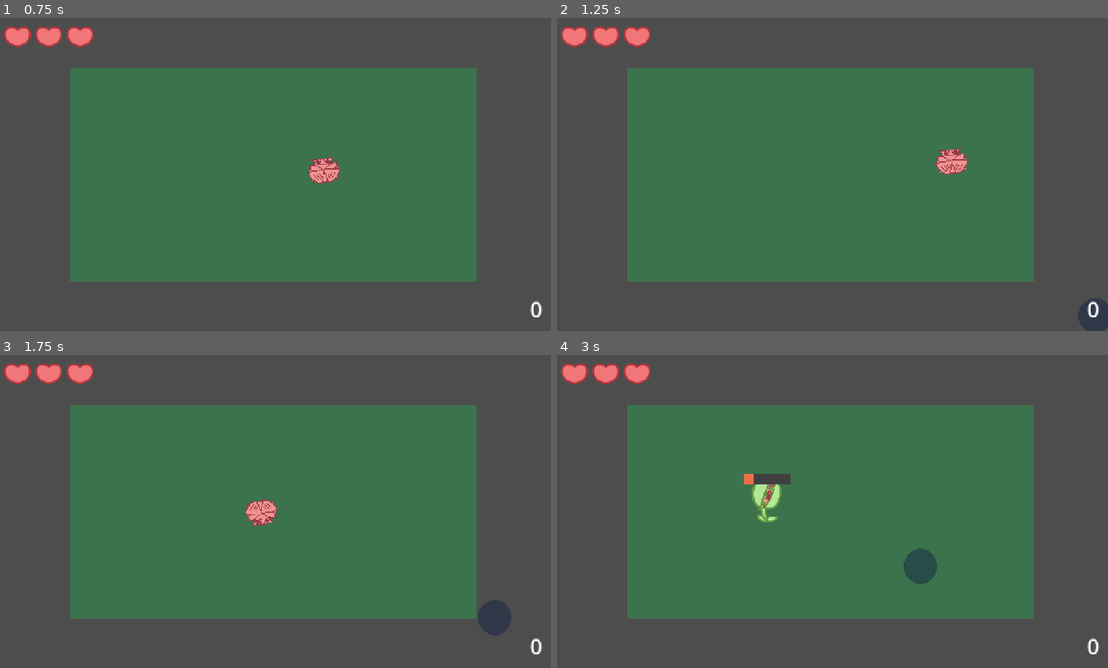
Above: before the commit, frames 1-4 (two rows, left to right).
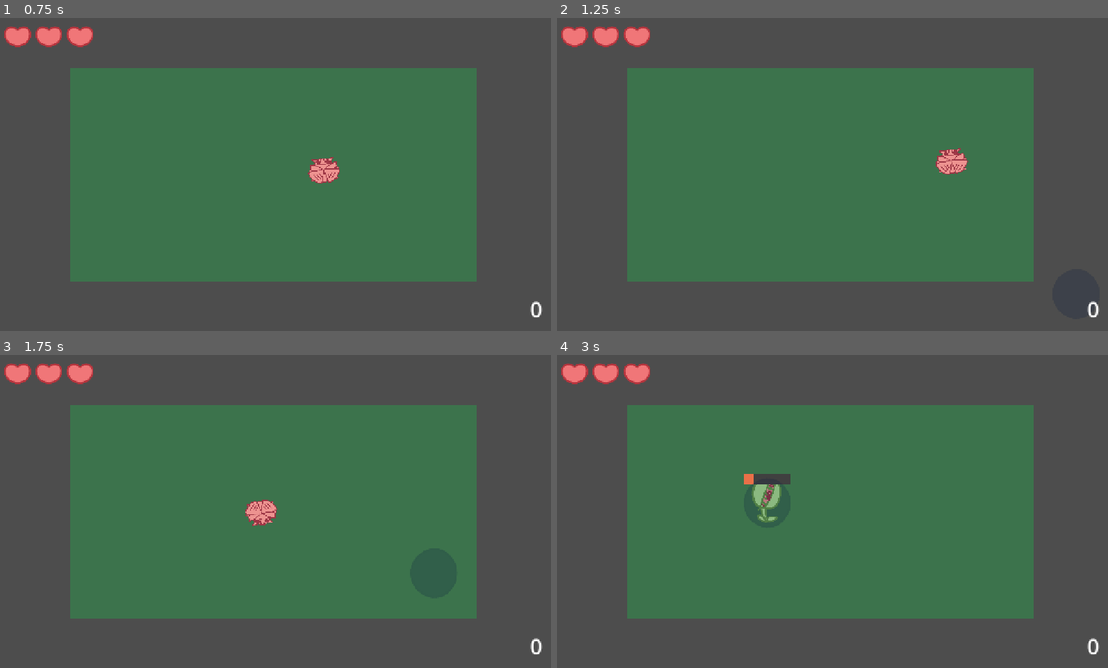
Above: after the commit, the same moments.

Repository: marikadu/FlowerBug
Game: Godot game, scene res://main.tscn
Same seed, same stepped clock (60 frames per second), same inputs: the game is played once before the commit and once after it. The engine's default icon, where the game draws it, is replaced by a stand-in: a white triangle on a blue panel in a dark square.
Inputs (mouse positions are in pixels of both pictures, inside the frame that each line leads up to):
- Up to frame 1 (0.75 s): tap Enter at 0.5 s; move the mouse to (396, 158) at 0.52 s; click (396, 158) at 0.6 s
- Up to frame 2 (1.25 s): no input
- Up to frame 3 (1.75 s): move the mouse to (159, 527) at 1.27 s; click (159, 527) at 1.35 s
- Up to frame 4 (3 s): move the mouse to (887, 442) at 2.02 s; right-click (887, 442) at 2.1 s; click (887, 442) at 2.3 s; move the mouse to (804, 574) at 2.77 s; click (804, 574) at 2.85 s

Frame 1 is identical in both runs. In frame 2, 0.3% of the frame differs, in the area x 94-100%, y 89-100%; in frame 3, 0.5%; in frame 4, 1.0%, in the area x 35-69%, y 40-74%.

Commit message:
player gets damaged by the bird
also added AudioManager

Diff:
--- /dev/null
+++ b/Globals/AudioManager.tscn
@@ -0,0 +1,16 @@
+[gd_scene load_steps=4 format=3 uid="uid://hkylsnpjgmk4"]
+
+[ext_resource type="Script" uid="uid://bl7hw7adry28d" path="res://Globals/audio_manager.gd" id="1_d16gy"]
+[ext_resource type="AudioStream" uid="uid://bt1b4s6h2tnng" path="res://assets/SFX/hit.wav" id="2_er85w"]
+
+[sub_resource type="AudioStreamRandomizer" id="AudioStreamRandomizer_sxe6l"]
+random_pitch = 1.14
+streams_count = 1
+stream_0/stream = ExtResource("2_er85w")
+
+[node name="AudioManager" type="Node2D"]
+script = ExtResource("1_d16gy")
+
+[node name="hit" type="AudioStreamPlayer" parent="."]
+stream = SubResource("AudioStreamRandomizer_sxe6l")
+volume_db = -5.426
--- a/Globals/Events.gd
+++ b/Globals/Events.gd
@@ -5,4 +5,11 @@
 
 signal got_speed_powerup
 
+# bird/enemy related
+signal can_detect_bird
+signal cannot_detect_bird
+signal caught_by_a_bird
+var is_player_caught: bool = false
+signal no_longer_in_the_bird_area
+
 signal healthChanged
--- /dev/null
+++ b/Globals/audio_manager.gd
@@ -0,0 +1,5 @@
+extends Node2D
+
+
+func play_hit():
+	$hit.play()
--- a/enemy/enemy.gd
+++ b/enemy/enemy.gd
@@ -4,28 +4,39 @@
 @onready var shadow: AnimationPlayer = $shadow
 @onready var bird: AnimationPlayer = $bird
 @onready var bird_sprite: AnimatedSprite2D = $Bird_Sprite
+@onready var collision: CollisionShape2D = $Area2D/CollisionShape2D
 
-@export var max_speed = 260.0
+@export var max_speed = 480.0
 @export var min_speed = 50.0
-@export var lerp_factor = 0.2
+@export var lerp_factor = 0.6
 @export var cursor_threshold = 5.0
 
 var player: CharacterBody2D
 var can_move: bool
+var can_detect_player: bool
+var caught_bug_bool: bool = false
+var leaving_count: int
 
 signal has_landed
 signal leaving
+signal caught_bug
 
 func _ready() -> void:
+
+	Events.caught_by_a_bird.connect(_on_caught_by_a_bird)
+	#Events.no_longer_in_the_bird_area.connect(_on_no_longer_in_the_bird_area)
+
 	bird_sprite.frame = 0
+	leaving_count = 0
 	can_move = true
+	can_detect_player = false
 	player = Global.player_instance
 	#player = get_tree().get_first_node_in_group("player")
 	$BirdAppearTimer.start()
+	#collision.disabled = true
+
 
 func _physics_process(_delta: float) -> void:
-	#if player == null:
-		#return
 
 	if can_move:
 		var target_position = player.global_position
@@ -48,6 +59,7 @@
 		#move_and_slide()
 		#flying_sprite.look_at(target_position)
 		#look_at(target_position)
+		#look_at(player.position)
 
 	else:
 		#move_and_slide()
@@ -57,6 +69,7 @@
 
 
 func _on_bird_appear_timer_timeout() -> void:
+	$BirdAppearTimer.paused = true
 	can_move = false
 	await get_tree().create_timer(1.2).timeout
 	shadow.play("coming")
@@ -66,33 +79,77 @@
 	print("landed")
 	await get_tree().create_timer(0.9).timeout
 	emit_signal("has_landed")
+	Events.can_detect_bird.emit()
 	bird_sprite.frame = 1
+	#collision.disabled = false
+	await get_tree().create_timer(0.2).timeout
+	can_detect_player = true
 
-	bird_sprite.play("not_caught")
-	await get_tree().create_timer(1.7).timeout
-	#$AnimationPlayer.play("fly_away")
-	#$AnimationPlayer.play("leaving")
-	print("leaving")
-	bird.play("fly_away")
-	#await get_tree().create_timer(1).timeout
-	emit_signal("leaving")
+	#for body in $Area2D.get_overlapping_bodies():
+		#if body == player and can_detect_player:
+			#print("got player immediately!")
+			#emit_signal("caught_bug")
+			#_on_area_2d_body_entered(player)
+			#
+		#if body.is_in_group("player") and can_detect_player:
+			#print("bird group: got player!")
+			#emit_signal("caught_bug")
+			#_on_area_2d_body_entered(player)
 
+	# when doesn't catch the player
+	if not caught_bug_bool:
+		bird_sprite.play("not_caught")
+		await get_tree().create_timer(1.7).timeout
+		# if the bug wasn't detected after landing
+		if not caught_bug_bool:
+			leaving_scene()
+			$BirdAppearTimer.paused = true
 
 
 func _on_has_landed() -> void:
 	print("landed, true!")
-	pass # Replace with function body.
 
 
 func _on_leaving() -> void:
 	print("leaving, true!")
 	#await get_tree().create_timer(0.3).timeout
 	shadow.play("fly_away")
+	#collision.disabled = true
+	can_detect_player = false
 	await get_tree().create_timer(1.1).timeout
 	queue_free()
-	pass # Replace with function body.
-
 
 
 func _on_bird_sprite_frame_changed() -> void:
 	bird.play("bounce")
+
+
+func _on_caught_by_a_bird():
+	if Events.is_player_caught:
+		caught_bug_bool = true
+		print("catch player! catch player!")
+		bird_sprite.play("caught")
+		await get_tree().create_timer(0.8).timeout
+
+		bird_sprite.play("not_caught")
+		await get_tree().create_timer(1.7).timeout
+		# if the bug wasn't detected after landing
+		leaving_scene()
+
+
+#func _on_no_longer_in_the_bird_area():
+	#bird_sprite.play("not_caught")
+	#await get_tree().create_timer(1.7).timeout
+	## if the bug wasn't detected after landing
+	#leaving_scene()
+
+
+func leaving_scene():
+	if leaving_count < 1:
+		print("leaving")
+		bird.play("fly_away")
+		Events.cannot_detect_bird.emit()
+		Events.is_player_caught = false # back to false
+		#await get_tree().create_timer(1).timeout
+		emit_signal("leaving")
+		leaving_count += 1
--- a/enemy/enemy.tscn
+++ b/enemy/enemy.tscn
@@ -2,8 +2,8 @@
 
 [ext_resource type="Script" uid="uid://cgsv0cintwamr" path="res://enemy/enemy.gd" id="1_ofsxj"]
 [ext_resource type="Texture2D" uid="uid://5de7pppvf46l" path="res://assets/sprites/bird_flying.png" id="2_p200p"]
-[ext_resource type="Texture2D" uid="uid://df7jeoknp7svk" path="res://icon.svg" id="2_ppra6"]
 [ext_resource type="Texture2D" uid="uid://d3n456cotymmj" path="res://assets/sprites/bird_1.png" id="3_5ffra"]
+[ext_resource type="Texture2D" uid="uid://dx488p3ircd1d" path="res://assets/sprites/bird_6.png" id="3_e355f"]
 [ext_resource type="Texture2D" uid="uid://dc6sbxb074pvp" path="res://assets/sprites/bird_2.png" id="4_e355f"]
 [ext_resource type="Texture2D" uid="uid://dntp01b0y4cui" path="res://assets/sprites/bird_3.png" id="5_78jik"]
 [ext_resource type="Texture2D" uid="uid://fejugdx1i7ll" path="res://assets/sprites/bird_4.png" id="6_o3pv7"]
@@ -11,6 +11,17 @@
 
 [sub_resource type="SpriteFrames" id="SpriteFrames_6yflr"]
 animations = [{
+"frames": [{
+"duration": 1.0,
+"texture": ExtResource("3_e355f")
+}, {
+"duration": 1.0,
+"texture": ExtResource("5_78jik")
+}],
+"loop": true,
+"name": &"caught",
+"speed": 3.0
+}, {
 "frames": [{
 "duration": 1.0,
 "texture": ExtResource("3_5ffra")
@@ -44,7 +55,22 @@
 radius = 56.95
 
 [sub_resource type="RectangleShape2D" id="RectangleShape2D_ofsxj"]
-size = Vector2(100, 100)
+size = Vector2(300, 200)
+
+[sub_resource type="Animation" id="Animation_ppra6"]
+length = 0.001
+tracks/0/type = "value"
+tracks/0/imported = false
+tracks/0/enabled = true
+tracks/0/path = NodePath("Flying_Sprite:scale")
+tracks/0/interp = 1
+tracks/0/loop_wrap = true
+tracks/0/keys = {
+"times": PackedFloat32Array(0),
+"transitions": PackedFloat32Array(1),
+"update": 0,
+"values": [Vector2(0.75, 0.75)]
+}
 
 [sub_resource type="Animation" id="Animation_ofsxj"]
 resource_name = "coming"
@@ -59,34 +85,7 @@
 "times": PackedFloat32Array(0, 0.0001, 0.4),
 "transitions": PackedFloat32Array(1, 1, 1),
 "update": 0,
-"values": [Vector2(0.54, 0.54), Vector2(0.53, 0.53), Vector2(0.74, 0.74)]
-}
-
-[sub_resource type="Animation" id="Animation_ppra6"]
-length = 0.001
-tracks/0/type = "value"
-tracks/0/imported = false
-tracks/0/enabled = true
-tracks/0/path = NodePath("Flying_Sprite:scale")
-tracks/0/interp = 1
-tracks/0/loop_wrap = true
-tracks/0/keys = {
-"times": PackedFloat32Array(0),
-"transitions": PackedFloat32Array(1),
-"update": 0,
-"values": [Vector2(0.53, 0.53)]
-}
-tracks/1/type = "value"
-tracks/1/imported = false
-tracks/1/enabled = true
-tracks/1/path = NodePath("Icon2:position")
-tracks/1/interp = 1
-tracks/1/loop_wrap = true
-tracks/1/keys = {
-"times": PackedFloat32Array(0),
-"transitions": PackedFloat32Array(1),
-"update": 0,
-"values": [Vector2(-1, -877)]
+"values": [Vector2(0.75, 0.75), Vector2(0.53, 0.53), Vector2(1, 1)]
 }
 
 [sub_resource type="Animation" id="Animation_p200p"]
@@ -102,7 +101,7 @@
 "times": PackedFloat32Array(0, 0.6),
 "transitions": PackedFloat32Array(1, 0.68302),
 "update": 0,
-"values": [Vector2(0.74, 0.74), Vector2(0, 0)]
+"values": [Vector2(1, 1), Vector2(0, 0)]
 }
 
 [sub_resource type="AnimationLibrary" id="AnimationLibrary_ppra6"]
@@ -110,22 +109,6 @@
 &"RESET": SubResource("Animation_ppra6"),
 &"coming": SubResource("Animation_ofsxj"),
 &"fly_away": SubResource("Animation_p200p")
-}
-
-[sub_resource type="Animation" id="Animation_y5vj3"]
-resource_name = "landing"
-length = 0.6955
-tracks/0/type = "value"
-tracks/0/imported = false
-tracks/0/enabled = true
-tracks/0/path = NodePath("Bird_Sprite:position")
-tracks/0/interp = 1
-tracks/0/loop_wrap = true
-tracks/0/keys = {
-"times": PackedFloat32Array(0, 0.666667),
-"transitions": PackedFloat32Array(0.574349, 1),
-"update": 0,
-"values": [Vector2(1, -800), Vector2(1, -74)]
 }
 
 [sub_resource type="Animation" id="Animation_5ffra"]
@@ -152,7 +135,23 @@
 "times": PackedFloat32Array(0),
 "transitions": PackedFloat32Array(1),
 "update": 0,
-"values": [Vector2(1, 0.88)]
+"values": [Vector2(1.6, 1.6)]
+}
+
+[sub_resource type="Animation" id="Animation_78jik"]
+resource_name = "bounce"
+length = 0.141
+tracks/0/type = "value"
+tracks/0/imported = false
+tracks/0/enabled = true
+tracks/0/path = NodePath("Bird_Sprite:scale")
+tracks/0/interp = 1
+tracks/0/loop_wrap = true
+tracks/0/keys = {
+"times": PackedFloat32Array(0, 0.0333333, 0.1),
+"transitions": PackedFloat32Array(1, 1, 1),
+"update": 0,
+"values": [Vector2(1.6, 1.408), Vector2(1.6, 1.803), Vector2(1.6, 1.6)]
 }
 
 [sub_resource type="Animation" id="Animation_e355f"]
@@ -168,23 +167,23 @@
 "times": PackedFloat32Array(0, 0.7),
 "transitions": PackedFloat32Array(1.18921, 0.574349),
 "update": 0,
-"values": [Vector2(1, -74), Vector2(1, -800)]
-}
-
-[sub_resource type="Animation" id="Animation_78jik"]
-resource_name = "bounce"
-length = 0.141
-tracks/0/type = "value"
-tracks/0/imported = false
-tracks/0/enabled = true
-tracks/0/path = NodePath("Bird_Sprite:scale")
-tracks/0/interp = 1
-tracks/0/loop_wrap = true
-tracks/0/keys = {
-"times": PackedFloat32Array(0, 0.0333333, 0.1),
-"transitions": PackedFloat32Array(1, 1, 1),
-"update": 0,
-"values": [Vector2(1, 0.88), Vector2(1, 1.1), Vector2(1, 1)]
+"values": [Vector2(1, -20.255), Vector2(1, -800)]
+}
+
+[sub_resource type="Animation" id="Animation_y5vj3"]
+resource_name = "landing"
+length = 0.6955
+tracks/0/type = "value"
+tracks/0/imported = false
+tracks/0/enabled = true
+tracks/0/path = NodePath("Bird_Sprite:position")
+tracks/0/interp = 1
+tracks/0/loop_wrap = true
+tracks/0/keys = {
+"times": PackedFloat32Array(0, 0.666667),
+"transitions": PackedFloat32Array(0.574349, 1),
+"update": 0,
+"values": [Vector2(1, -800), Vector2(1, -20.255)]
 }
 
 [sub_resource type="AnimationLibrary" id="AnimationLibrary_5ffra"]
@@ -196,23 +195,24 @@
 }
 
 [node name="enemy" type="CharacterBody2D" groups=["enemy"]]
-collision_layer = 4
+collision_layer = 5
 collision_mask = 0
 script = ExtResource("1_ofsxj")
 
 [node name="Flying_Sprite" type="Sprite2D" parent="."]
-self_modulate = Color(0.305882, 0.32549, 0.466667, 0.431373)
+self_modulate = Color(0.305882, 0.32549, 0.466667, 0.227451)
 z_index = 1
 rotation = 1.5708
-scale = Vector2(0.53, 0.53)
+scale = Vector2(0.75, 0.75)
 texture = ExtResource("2_p200p")
 
 [node name="Bird_Sprite" type="AnimatedSprite2D" parent="."]
 z_index = 2
 position = Vector2(1, -937)
-scale = Vector2(1, 0.88)
+scale = Vector2(1.6, 1.6)
 sprite_frames = SubResource("SpriteFrames_6yflr")
 animation = &"normal"
+offset = Vector2(0, -71.0227)
 
 [node name="CollisionShape2D" type="CollisionShape2D" parent="."]
 shape = SubResource("CircleShape2D_5ffra")
@@ -229,12 +229,6 @@
 libraries = {
 &"": SubResource("AnimationLibrary_ppra6")
 }
-
-[node name="Icon2" type="Sprite2D" parent="."]
-z_index = 2
-position = Vector2(-1, -877)
-scale = Vector2(1.19531, 1.19531)
-texture = ExtResource("2_ppra6")
 
 [node name="bird" type="AnimationPlayer" parent="."]
 libraries = {
--- a/player/insect.gd
+++ b/player/insect.gd
@@ -11,6 +11,7 @@
 @onready var trapped_timer: Timer = $TrappedTimer
 @onready var trapped_bar: ProgressBar = $TrappedBar
 @onready var animated_sprite: AnimatedSprite2D = $AnimatedSprite2D
+@onready var hit_flash: AnimationPlayer = $HitFlashAnimationPlayer
 #@onready var h_box: HBoxContainer = $CanvasLayer/HBoxContainer
 #@onready var hearts_container: HBoxContainer = $CanvasLayer/HeartsContainer
 
@@ -31,6 +32,10 @@
 var insect_can_eat: bool
 var follow_cursor: bool
 var see_mouse: bool
+var can_detect_bird: bool
+var is_caught = false
+var voulnerable: bool # doesn't constantly gets dameged if close to the bird
+
 var identify_flower: String = ""
 # storing the flowers nearby to prevent mistakes in getting to the wrong flower
 var flowers_near: Array = []
@@ -41,11 +46,17 @@
 var current_bite_counter : int = 0
 
 func _ready() -> void:
+
+	Events.can_detect_bird.connect(_on_can_detect_bird)
+	Events.cannot_detect_bird.connect(_on_stop_detect_bird)
+
 	eating_bar.hide()
 	trapped_bar.hide()
 	follow_cursor = true
 	see_mouse = true
 	insect_can_eat = true
+	can_detect_bird = false
+	voulnerable = true
 	animated_sprite.play("flying")
 
 	# setting current health to be maximum from start
@@ -112,7 +123,7 @@
 					print("is eating: ", is_eating)
 
 				if flower_to_eat.is_in_group("carnivorous"):
-					var i = 0
+					var bounce_animation_count = 0 # resetting
 					# changing the sprite to being trapped
 					flower_to_eat.animation_player.play("bounce")
 					flower_to_eat.animated_sprite.play("trapped")
@@ -123,6 +134,7 @@
 					print("received damage!!")
 					is_trapped = true
 					insect_can_eat = false
+					can_detect_bird = false
 					flower_to_eat.is_being_eaten = true
 					flower_to_eat.trap_the_player()
 					trapped_timer.start()
@@ -130,9 +142,9 @@
 					trapped_bar.show()
 					# bouncing animation when the player is trapped
 					# creating an effect of the character trying to get out
-					while i < 7:
+					while bounce_animation_count < 7:
 						flower_to_eat.animation_player.play("bounce")
-						i+=1
+						bounce_animation_count += 1
 						await get_tree().create_timer(0.4).timeout
 						#print(i)
 
@@ -160,18 +172,57 @@
 		var percentage = (trapped_timer.time_left / trapped_timer.wait_time) * 100
 		trapped_bar.value = 100 - percentage
 
+	# couldn't find a better solution, so now
+	# the player always checks if they are in
+	# the body area
+	if can_detect_bird and not is_caught:
+		for body in $InsectArea2D.get_overlapping_bodies():
+			if body.is_in_group("enemy"):
+				print("insect: detected bird!")
+				Events.caught_by_a_bird.emit()
+				Events.is_player_caught = true
+				take_damage()
+
 func _on_insect_area_2d_body_entered(body: Node2D) -> void:
 	if body.is_in_group("flower") or body.is_in_group("carnivorous"):
-		#near_flower = true
 		flowers_near.append(body) # adding the nearby flowers to the group
 		choose_closest_flower() # choosing the closest flower
 		#flower_to_eat = body # detecting this specific flower
 		#print("area: ", near_flower)
 
 	if body.is_in_group("powerup"):
-		powerup_to_get = body # detecting this specific flower
+		powerup_to_get = body # detecting this specific power-up
 		get_parent().remove_powerup(powerup_to_get)
 		Events.got_speed_powerup.emit()
+
+	#if body.is_in_group("enemy") and can_detect_bird:
+		#print("detected bird!")
+
+	#for body_b in $InsectArea2D.get_overlapping_bodies():
+		#if body_b.is_in_group("enemy") and can_detect_bird:
+			#print("insect: detected bird!")
+			#Events.caught_by_a_bird.emit()
+			#take_damage()
+
+	if body.is_in_group("enemy"):
+		#if body.can_detect_player:
+		#if body not in enemy_near:
+			#enemy_near.append(body)
+		if can_detect_bird and body.can_detect_player:
+			print("on body entered insect: detected bird!")
+			#Events.caught_by_a_bird.emit()
+			#take_damage()
+
+	#for body_b in $InsectArea2D.get_overlapping_bodies():
+		##if body_b.is_in_group("enemy"):
+			##if body_b not in enemy_near:
+				##enemy_near.append(body_b)
+				##print("seeing a bird:", body_b)
+				#
+		#if body_b and body_b.can_detect_player:
+			#print("insect: detected bird!")
+			#Events.caught_by_a_bird.emit()
+			#take_damage()
 
 
 func _on_insect_area_2d_body_exited(body: Node2D) -> void:
@@ -186,6 +237,11 @@
 		near_flower = false
 		flower_to_eat = body # detecting this specific flower
 
+	# if the player leaves the bird area while is caught
+	#if body.is_in_group("enemy"):
+		#if Events.caught_by_a_bird:
+			#Events.no_longer_in_the_bird_area.emit()
+
 
 func _on_eating_timer_timeout() -> void:
 	ate_the_flower()
@@ -234,6 +290,7 @@
 	near_flower = false
 	is_trapped = false
 	insect_can_eat = true
+	can_detect_bird = true
 	$AnimatedSprite2D.show()
 	follow_cursor = true
 	print("no longer trapped!")
@@ -279,14 +336,32 @@
 
 
 func take_damage():
+	if voulnerable: # only receive damage when voulnerable
 	# ensuring it doesn't go less than 0
-	if current_health > 0:
-		current_health -= 1
-		Events.healthChanged.emit(current_health)
-		print("current health: ", current_health)
-		# game over when current health reaches 0
-		if current_health == 0:
-			# don't instantly send the signal
-			# add a death animation
-			await get_tree().create_timer(0.02).timeout
-			print("game over!")
+		if current_health > 0:
+			AudioManager.play_hit()
+			hit_flash.play("hit_flash")
+			current_health -= 1
+			Events.healthChanged.emit(current_health)
+			print("current health: ", current_health)
+			voulnerable = false
+			$VoulnerableTimer.start()
+			# game over when current health reaches 0
+			if current_health == 0:
+				# don't instantly send the signal
+				# add a death animation
+				await get_tree().create_timer(0.02).timeout
+				print("game over!")
+
+
+func _on_can_detect_bird():
+	can_detect_bird = true
+	#print("can detect: ", can_detect_bird)
+
+func _on_stop_detect_bird():
+	can_detect_bird = false
+	#print("can detect: ", can_detect_bird)
+
+
+func _on_voulnerable_timer_timeout() -> void:
+	voulnerable = true
--- a/player/insect.tscn
+++ b/player/insect.tscn
@@ -1,12 +1,19 @@
-[gd_scene load_steps=14 format=3 uid="uid://b4msv7itrsdr8"]
+[gd_scene load_steps=19 format=3 uid="uid://b4msv7itrsdr8"]
 
 [ext_resource type="Script" uid="uid://bd0tug1ap5pnm" path="res://player/insect.gd" id="1_ev3hp"]
 [ext_resource type="Texture2D" uid="uid://df7jeoknp7svk" path="res://icon.svg" id="2_4e74r"]
 [ext_resource type="Texture2D" uid="uid://ckw577ya5cd4g" path="res://assets/sprites/bug_flying.png" id="3_mydgl"]
 [ext_resource type="Texture2D" uid="uid://duf2ac05vm3s7" path="res://assets/sprites/bug_eating.png" id="3_ojlxu"]
+[ext_resource type="Shader" uid="uid://cahdfsagc3d5x" path="res://shaders/hit_flash.tres" id="3_uatpp"]
 [ext_resource type="Script" uid="uid://brtwcnydtbbf" path="res://States/state_machine.gd" id="4_c1dqc"]
 [ext_resource type="Script" uid="uid://cub5b7ogl4hk5" path="res://States/Normal.gd" id="5_xut38"]
 [ext_resource type="Script" uid="uid://dj284f5slhphn" path="res://States/SpeedPowerUp.gd" id="6_mydgl"]
+
+[sub_resource type="ShaderMaterial" id="ShaderMaterial_opt1d"]
+resource_local_to_scene = true
+shader = ExtResource("3_uatpp")
+shader_parameter/enabled = false
+shader_parameter/tint = Color(0.99375, 0.743557, 0.803259, 1)
 
 [sub_resource type="SpriteFrames" id="SpriteFrames_xut38"]
 animations = [{
@@ -42,9 +49,47 @@
 [sub_resource type="StyleBoxFlat" id="StyleBoxFlat_ojlxu"]
 bg_color = Color(0.916187, 0.440951, 0.282098, 1)
 
+[sub_resource type="Animation" id="Animation_uatpp"]
+resource_name = "hit_flash"
+length = 0.3475
+tracks/0/type = "value"
+tracks/0/imported = false
+tracks/0/enabled = true
+tracks/0/path = NodePath("AnimatedSprite2D:material:shader_parameter/enabled")
+tracks/0/interp = 1
+tracks/0/loop_wrap = true
+tracks/0/keys = {
+"times": PackedFloat32Array(0, 0.0333333, 0.1, 0.233333, 0.333333),
+"transitions": PackedFloat32Array(1, 1, 1, 1, 1),
+"update": 1,
+"values": [false, true, false, true, false]
+}
+
+[sub_resource type="Animation" id="Animation_opt1d"]
+length = 0.001
+tracks/0/type = "value"
+tracks/0/imported = false
+tracks/0/enabled = true
+tracks/0/path = NodePath("AnimatedSprite2D:material:shader_parameter/enabled")
+tracks/0/interp = 1
+tracks/0/loop_wrap = true
+tracks/0/keys = {
+"times": PackedFloat32Array(0),
+"transitions": PackedFloat32Array(1),
+"update": 1,
+"values": [false]
+}
+
+[sub_resource type="AnimationLibrary" id="AnimationLibrary_opt1d"]
+_data = {
+&"RESET": SubResource("Animation_opt1d"),
+&"hit_flash": SubResource("Animation_uatpp")
+}
+
 [node name="insect" type="CharacterBody2D" groups=["player"]]
 z_index = 1
-collision_mask = 2
+collision_layer = 21
+collision_mask = 6
 script = ExtResource("1_ev3hp")
 
 [node name="Icon" type="Sprite2D" parent="."]
@@ -53,6 +98,7 @@
 texture = ExtResource("2_4e74r")
 
 [node name="AnimatedSprite2D" type="AnimatedSprite2D" parent="."]
+material = SubResource("ShaderMaterial_opt1d")
 scale = Vector2(0.195, 0.195)
 sprite_frames = SubResource("SpriteFrames_xut38")
 animation = &"eating"
@@ -77,6 +123,9 @@
 
 [node name="SpeedPowerUpTimer" type="Timer" parent="."]
 wait_time = 13.0
+
+[node name="VoulnerableTimer" type="Timer" parent="."]
+wait_time = 1.4
 
 [node name="EatingBar" type="ProgressBar" parent="."]
 offset_left = -53.0
@@ -109,8 +158,14 @@
 script = ExtResource("6_mydgl")
 metadata/_custom_type_script = "uid://dj284f5slhphn"
 
+[node name="HitFlashAnimationPlayer" type="AnimationPlayer" parent="."]
+libraries = {
+&"": SubResource("AnimationLibrary_opt1d")
+}
+
 [connection signal="body_entered" from="InsectArea2D" to="." method="_on_insect_area_2d_body_entered"]
 [connection signal="body_exited" from="InsectArea2D" to="." method="_on_insect_area_2d_body_exited"]
 [connection signal="timeout" from="EatingTimer" to="." method="_on_eating_timer_timeout"]
 [connection signal="timeout" from="TrappedTimer" to="." method="_on_trapped_timer_timeout"]
 [connection signal="timeout" from="SpeedPowerUpTimer" to="StateMachine/SpeedPowerUp" method="_on_speed_power_up_timer_timeout"]
+[connection signal="timeout" from="VoulnerableTimer" to="." method="_on_voulnerable_timer_timeout"]
--- a/project.godot
+++ b/project.godot
@@ -19,6 +19,11 @@
 
 Global="*res://Globals/Global.gd"
 Events="*res://Globals/Events.gd"
+AudioManager="*res://Globals/AudioManager.tscn"
+
+[debug]
+
+gdscript/warnings/unused_signal=0
 
 [display]
 
@@ -52,3 +57,5 @@
 2d_physics/layer_1="Insect"
 2d_physics/layer_2="Walls"
 2d_physics/layer_3="Enemy"
+2d_physics/layer_4="SpawnArea"
+2d_physics/layer_5="Player"
--- /dev/null
+++ b/shaders/hit_flash.tres
@@ -0,0 +1,75 @@
+[gd_resource type="VisualShader" load_steps=5 format=3 uid="uid://cahdfsagc3d5x"]
+
+[sub_resource type="VisualShaderNodeColorParameter" id="VisualShaderNodeColorParameter_26nec"]
+parameter_name = "tint"
+default_value_enabled = true
+
+[sub_resource type="VisualShaderNodeBooleanParameter" id="VisualShaderNodeBooleanParameter_26nec"]
+parameter_name = "enabled"
+default_value_enabled = true
+
+[sub_resource type="VisualShaderNodeIf" id="VisualShaderNodeIf_4opve"]
+default_input_values = [0, 0.0, 1, 1.0, 2, 1e-05, 3, Vector3(0, 0, 0), 4, Vector3(0, 0, 0), 5, Vector3(0, 0, 0)]
+
+[sub_resource type="VisualShaderNodeInput" id="VisualShaderNodeInput_26nec"]
+input_name = "color"
+
+[resource]
+code = "shader_type canvas_item;
+render_mode blend_mix;
+
+uniform bool enabled = false;
+uniform vec4 tint : source_color = vec4(1.000000, 1.000000, 1.000000, 1.000000);
+
+
+
+void fragment() {
+// BooleanParameter:3
+	bool n_out3p0 = enabled;
+
+
+// ColorParameter:2
+	vec4 n_out2p0 = tint;
+
+
+// Input:5
+	vec4 n_out5p0 = COLOR;
+
+
+	vec3 n_out4p0;
+// If:4
+	float n_in4p1 = 1.00000;
+	float n_in4p2 = 0.00001;
+	if(abs((n_out3p0 ? 1.0 : 0.0) - n_in4p1) < n_in4p2)
+	{
+		n_out4p0 = vec3(n_out2p0.xyz);
+	}
+	else if((n_out3p0 ? 1.0 : 0.0) < n_in4p1)
+	{
+		n_out4p0 = vec3(n_out5p0.xyz);
+	}
+	else
+	{
+		n_out4p0 = vec3(n_out5p0.xyz);
+	}
+
+
+// Output:0
+	COLOR.rgb = n_out4p0;
+
+
+}
+"
+graph_offset = Vector2(130.773, 90.63)
+mode = 1
+flags/light_only = false
+nodes/fragment/0/position = Vector2(380, 180)
+nodes/fragment/2/node = SubResource("VisualShaderNodeColorParameter_26nec")
+nodes/fragment/2/position = Vector2(-260, 400)
+nodes/fragment/3/node = SubResource("VisualShaderNodeBooleanParameter_26nec")
+nodes/fragment/3/position = Vector2(-260, 180)
+nodes/fragment/4/node = SubResource("VisualShaderNodeIf_4opve")
+nodes/fragment/4/position = Vector2(120, 180)
+nodes/fragment/5/node = SubResource("VisualShaderNodeInput_26nec")
+nodes/fragment/5/position = Vector2(-260, 660)
+nodes/fragment/connections = PackedInt32Array(3, 0, 4, 0, 2, 0, 4, 3, 5, 0, 4, 4, 5, 0, 4, 5, 4, 0, 0, 0)
--- a/spawnArea/spawn_area.tscn
+++ b/spawnArea/spawn_area.tscn
@@ -25,6 +25,8 @@
 texture = ExtResource("2_th02x")
 
 [node name="Area2D" type="Area2D" parent="."]
+collision_layer = 2
+collision_mask = 2
 
 [node name="CollisionShape2D" type="CollisionShape2D" parent="Area2D"]
 position = Vector2(1.5, -1)
Not shown, added: Globals/audio_manager.gd.uid
Not shown, added: assets/SFX/hit.wav.import
Binary file changed: assets/sprites/bird_1.png
Binary file changed: assets/sprites/bird_2.png
Binary file changed: assets/sprites/bird_3.png
Binary file changed: assets/sprites/bird_4.png
Binary file added: assets/sprites/bird_6.png
Not shown, added: assets/sprites/bird_6.png.import
Not shown, added: assets/SFX/hit.wav
Not shown, changed: assets/sprites/bird_1.png.1~
Not shown, changed: assets/sprites/bird_1.png.2~
Not shown, changed: assets/sprites/bird_2.png.1~
(and 7 more such lines)
